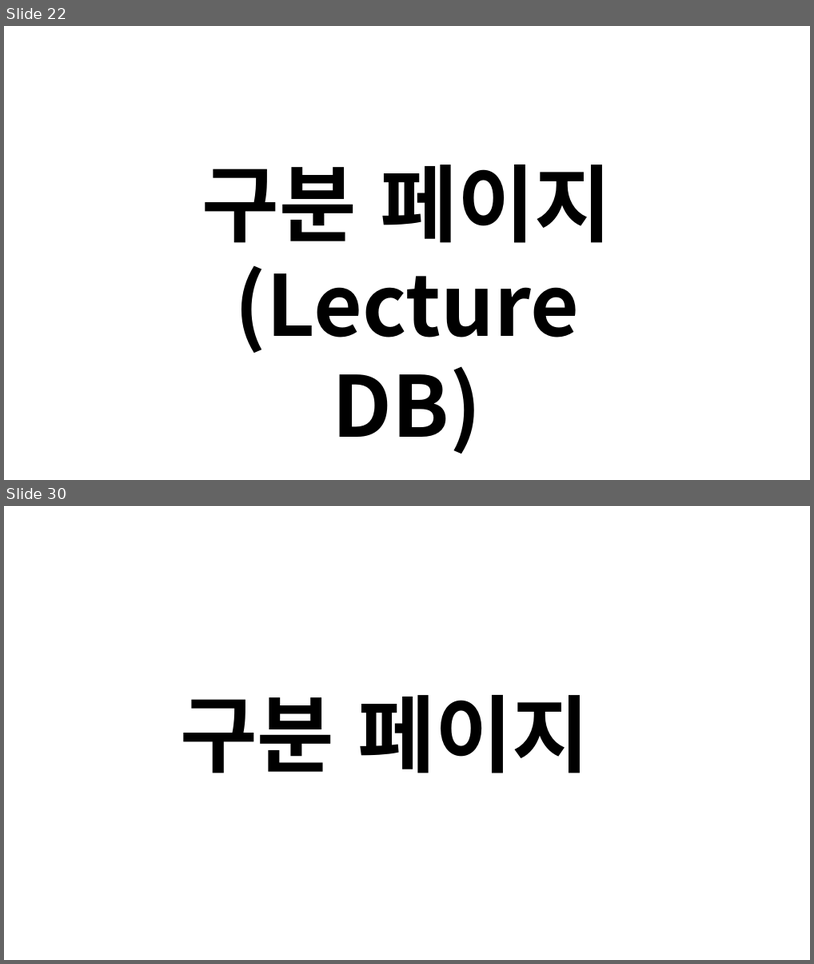
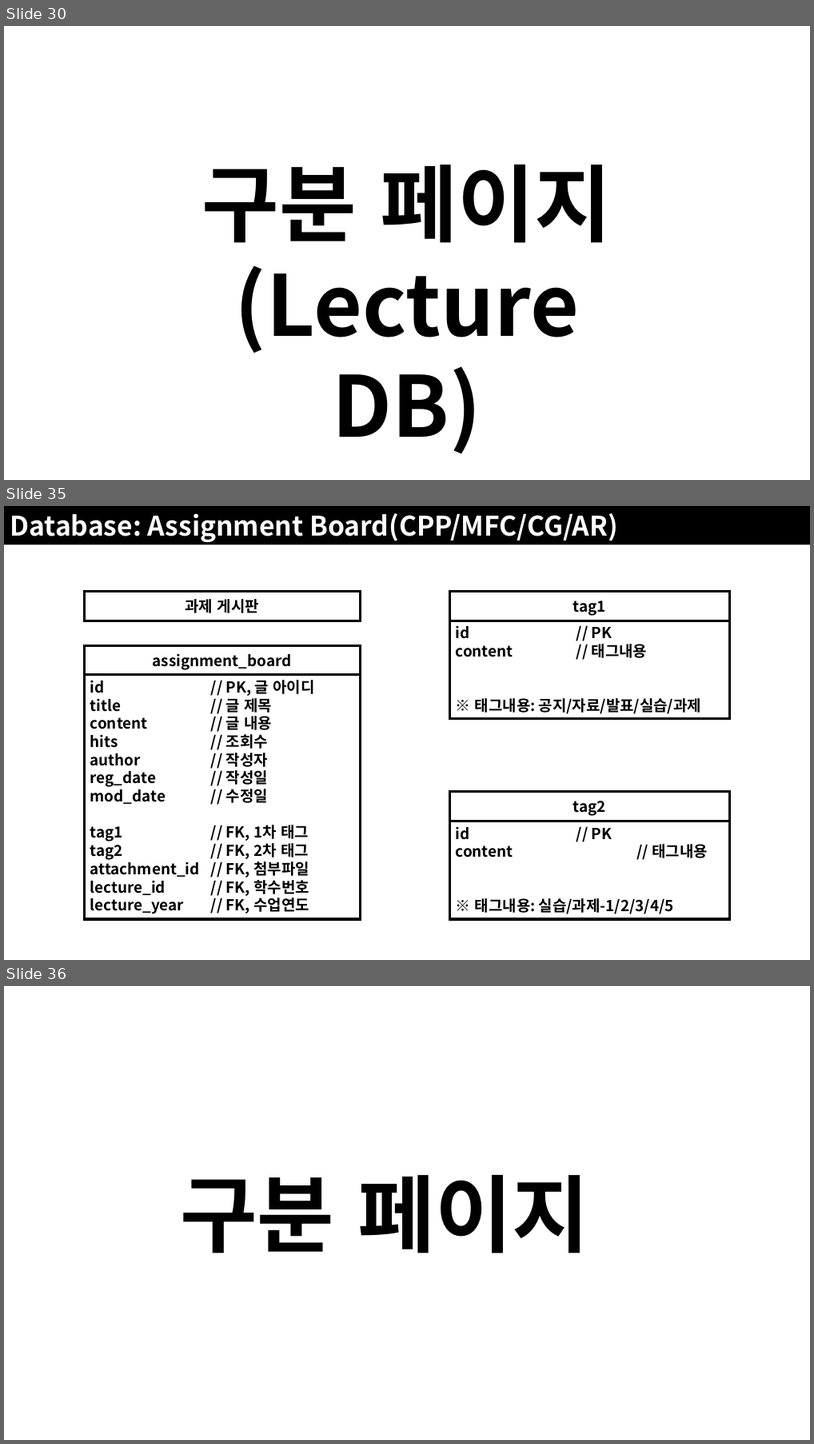
Before and after one commit to JoSihun/CGVR_Lab, a slide deck: documents/01_프로젝트_개발계획.pptx. Shown one above the other, each under a label of ours: slides 22 and 30 before the commit, slides 30, 35 and 36 after it; the slides between them are not shown. The pictures are 814x964 and 814x1444 pixels, drawn with LibreOffice and Linux fonts; fonts in the diff are those of the drawing. Boxes give left, top, right and bottom in pixels: in the first picture for what was removed or moved away, otherwise in the second. Text is boxed around its words. In the diff, an @@ line names an element or a change of style, - is before the commit and + after.

```diff
--- a/documents/01_프로젝트_개발계획.pptx
+++ b/documents/01_프로젝트_개발계획.pptx
@@ slide 35 added at (x1=4, y1=506, x2=810, y2=960), background #FFFFFF @@
@@ rectangle added at (x1=4, y1=506, x2=810, y2=544), fill #000000, 32 pt, text #FFFFFF, bold @@
+Database: Assignment Board(CPP/MFC/CG/AR)
@@ group added at (x1=85, y1=592, x2=730, y2=919): 7 rectangles @@
+id // PK, 글 아이디
+title // 글 제목
+content // 글 내용
+hits // 조회수
+author // 작성자
+reg_date // 작성일
+mod_date // 수정일
+tag1 // FK, 1차 태그
+tag2 // FK, 2차 태그
+attachment_id // FK, 첨부파일
+lecture_id // FK, 학수번호
+lecture_year // FK, 수업연도
+assignment_board
+과제 게시판
+id // PK
+content // 태그내용
+※ 태그내용: 공지/자료/발표/실습/과제
+tag1
+id // PK
+content // 태그내용
+※ 태그내용: 실습/과제-1/2/3/4/5
+tag2
@@ what was slide 22 is now slide 30 @@
@@ what was slide 30 is now slide 36 @@
```
Also in this commit, not shown: 9 slides changed, 10 other slides added, 5 slides removed.
